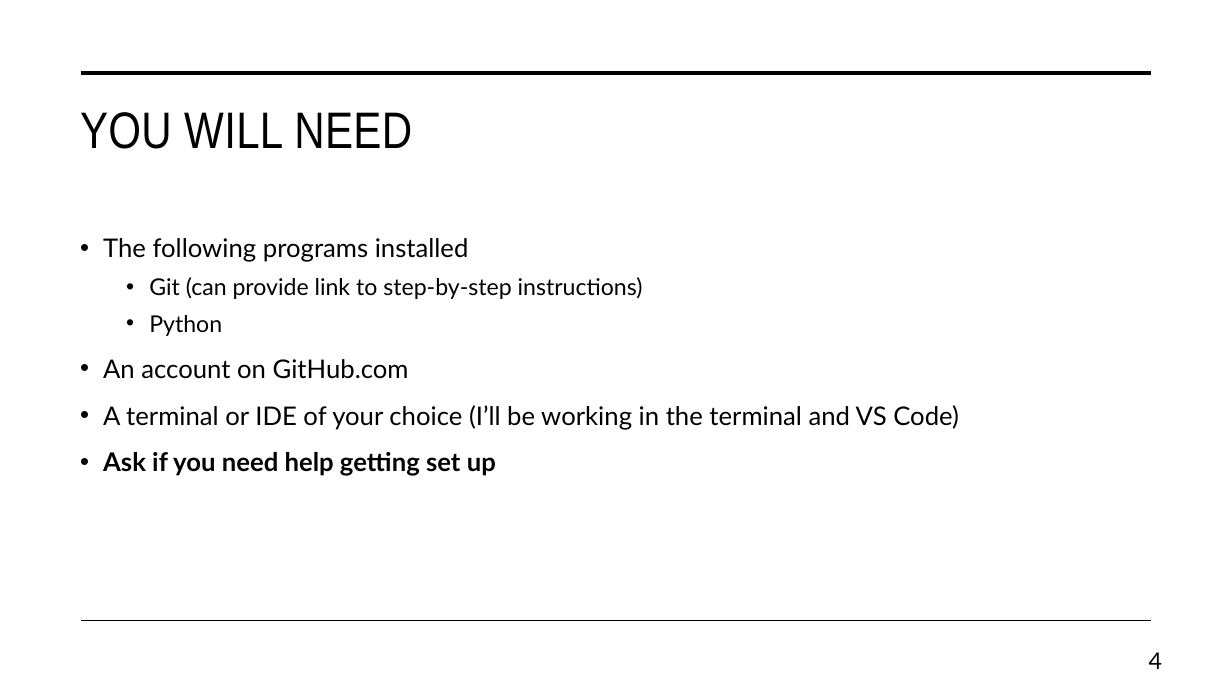
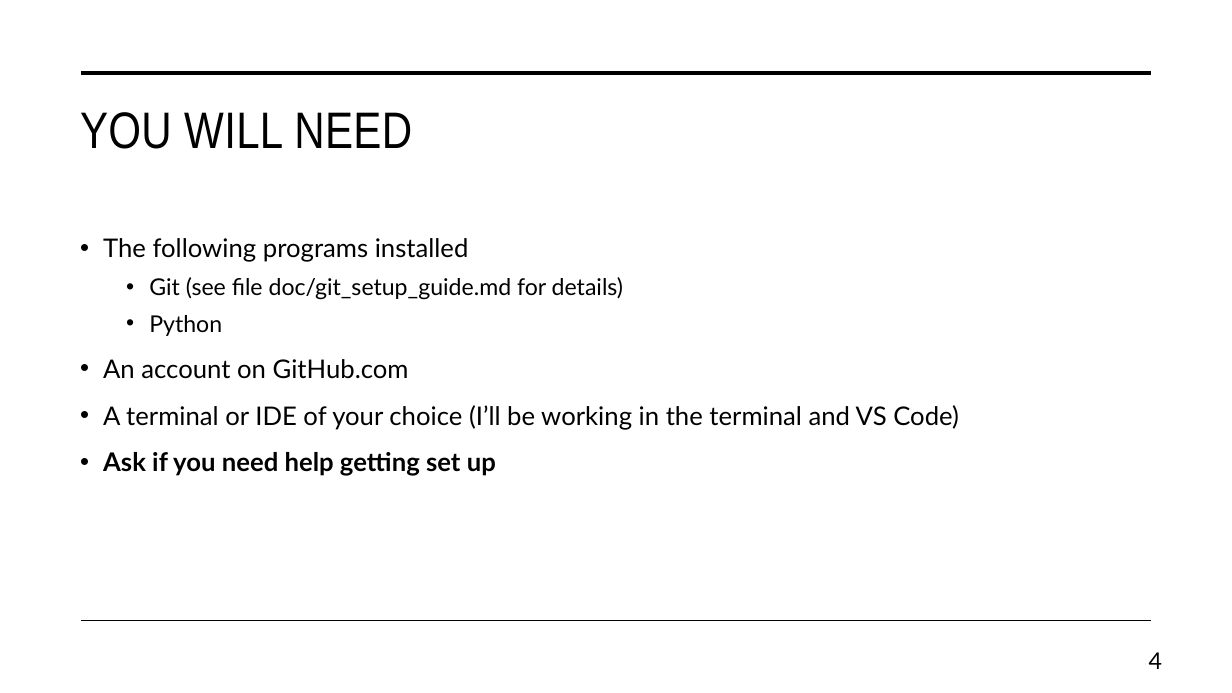
Before and after one commit to daniel-wrench/snap-research-template, a slide deck: slide 4 of doc/workshop_slides.pptx. Drawn at 1232x693 pixels with LibreOffice and Linux fonts; fonts in the diff are those of the drawing. Boxes give left, top, right and bottom in pixels: in the first picture for what was removed or moved away, otherwise in the second. Text is boxed around its words. In the diff, an @@ line names an element or a change of style, - is before the commit and + after.

```diff
--- a/doc/workshop_slides.pptx
+++ b/doc/workshop_slides.pptx
@@ text at <box>149,277,623,300</box>: text changed @@
-  • Git (can provide link to step-by-step instructions)
+  • Git (see file doc/git_setup_guide.md for details)
```
Also in this commit, not shown: 7 other slides changed, 1 other file.
